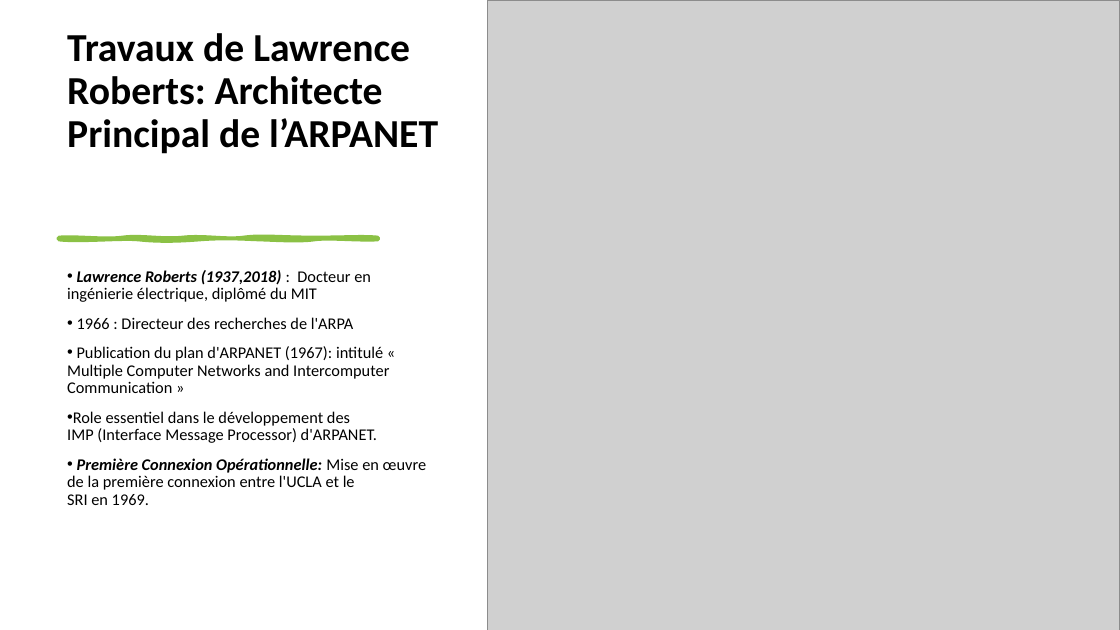
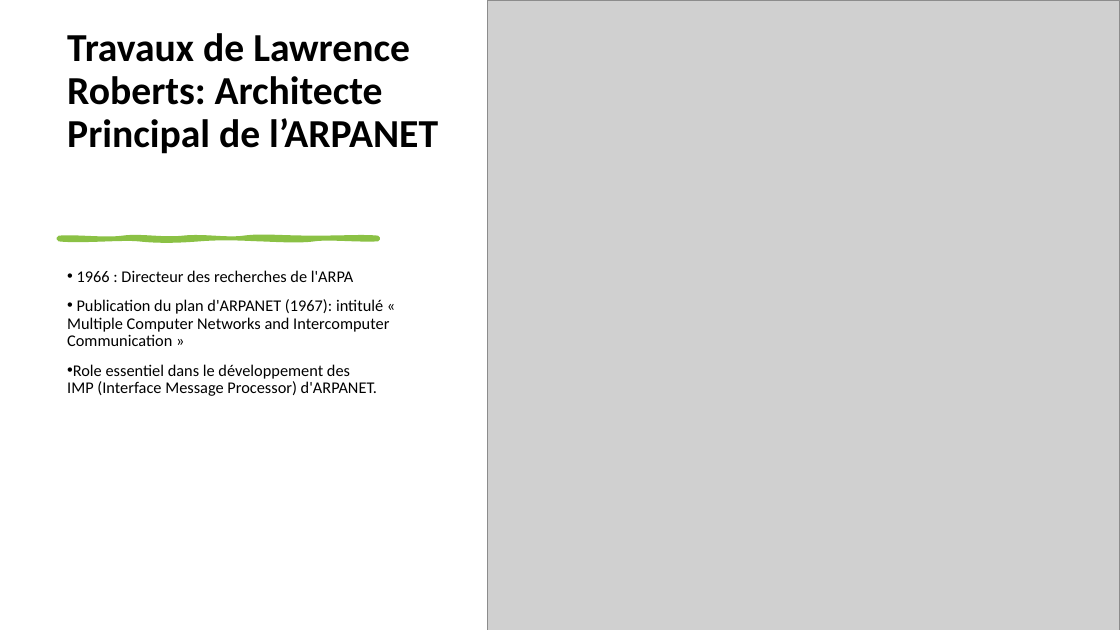
Before and after one commit to YannVerd/Expo_groupe, a slide deck: slide 7 of Expose_ARPAnet.pptx. Drawn at 1120x630 pixels with LibreOffice and Linux fonts; fonts in the diff are those of the drawing; grey boxes stand for pictures. Boxes give left, top, right and bottom in pixels: in the first picture for what was removed or moved away, otherwise in the second. Text is boxed around its words. In the diff, an @@ line names an element or a change of style, - is before the commit and + after.

```diff
--- a/Expose_ARPAnet.pptx
+++ b/Expose_ARPAnet.pptx
@@ text at (x1=67, y1=270, x2=371, y2=302): paragraph removed @@
-• Lawrence Roberts (1937,2018) : Docteur en ingénierie électrique, diplômé du MIT
@@ text at (x1=67, y1=458, x2=426, y2=505): paragraph removed @@
-• Première Connexion Opérationnelle: Mise en œuvre de la première connexion entre l'UCLA et le SRI en 1969.
```
Also in this commit, not shown: 6 other slides changed, 1 slide added, 1 slide removed, 1 other file.
